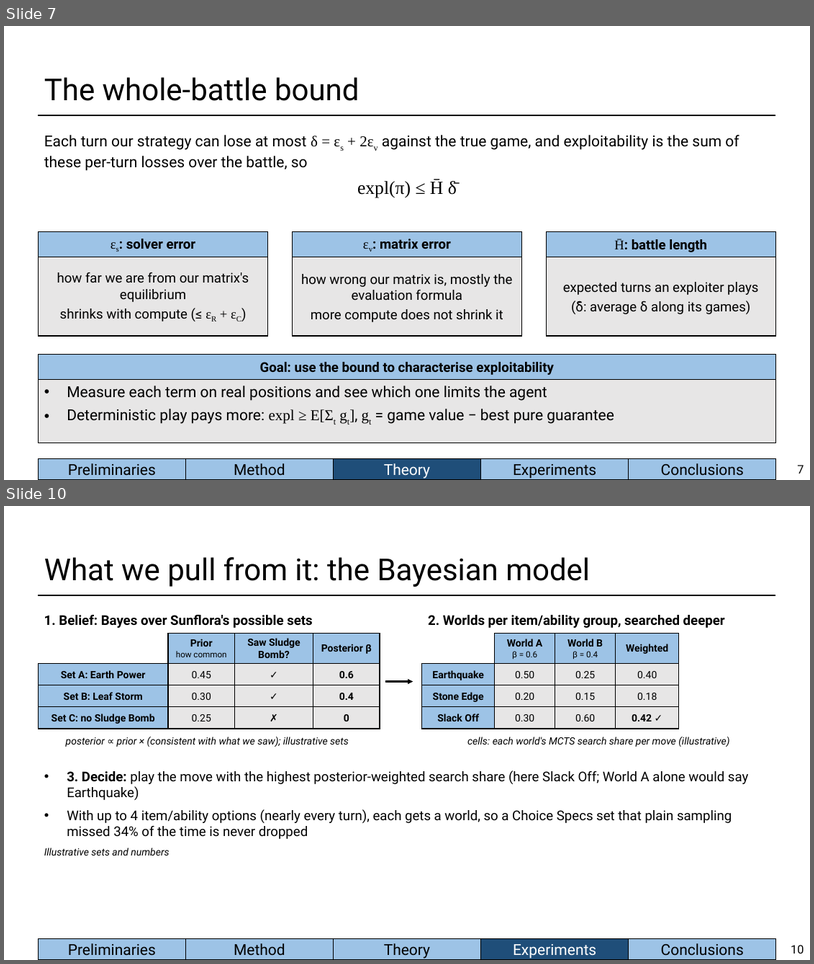
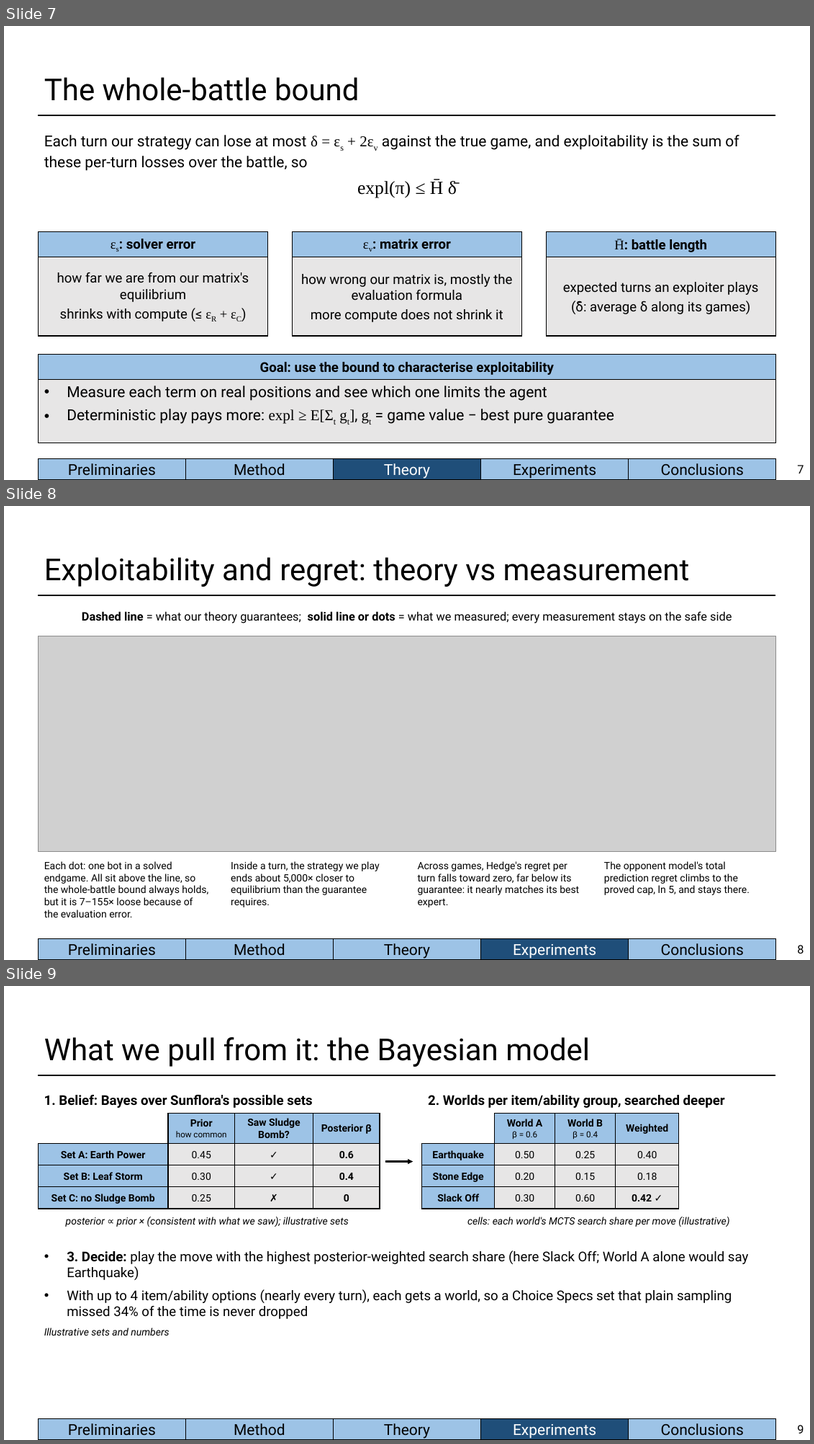
Before and after one commit to BioFanat/pokemon-equilibrium-engine, a slide deck: report/slides/deck.pptx. Shown one above the other, each under a label of ours: slides 7 and 10 before the commit, slides 7, 8 and 9 after it; the slides between them are not shown. The pictures are 814x964 and 814x1444 pixels, drawn with LibreOffice and Linux fonts; fonts in the diff are those of the drawing; grey boxes stand for pictures. Boxes give left, top, right and bottom in pixels: in the first picture for what was removed or moved away, otherwise in the second. Text is boxed around its words. In the diff, an @@ line names an element or a change of style, - is before the commit and + after.

Commit message:
Exploitability and regret back on one deck slide with message titles and plain explanations per panel; series colours restored, annotation text black

```diff
--- a/report/slides/deck.pptx
+++ b/report/slides/deck.pptx
@@ slide 8 added at (x1=4, y1=506, x2=810, y2=960), background #FFFFFF; not listed: 6 template elements that a slide beside it also shows @@
@@ title added at (x1=44, y1=557, x2=690, y2=587), 36 pt, text #000000 @@
+Exploitability and regret: theory vs measurement
@@ text added at (x1=82, y1=611, x2=732, y2=623), 14 pt, text #000000 @@
+Dashed line = what our theory guarantees; solid line or dots = what we measured; every measurement stays on the safe side
@@ picture added at (x1=39, y1=636, x2=777, y2=852) @@
@@ text added at (x1=44, y1=861, x2=208, y2=917), 12 pt, text #000000 @@
+Each dot: one bot in a solved endgame. All sit above the line, so the whole-battle bound always holds, but it is 7–155× loose because of the evaluation error.
@@ text added at (x1=231, y1=861, x2=379, y2=907), 12 pt, text #000000 @@
+Inside a turn, the strategy we play ends about 5,000× closer to equilibrium than the guarantee requires.
@@ text added at (x1=418, y1=861, x2=579, y2=907), 12 pt, text #000000 @@
+Across games, Hedge's regret per turn falls toward zero, far below its guarantee: it nearly matches its best expert.
@@ text added at (x1=604, y1=861, x2=750, y2=895), 12 pt, text #000000 @@
+The opponent model's total prediction regret climbs to the proved cap, ln 5, and stays there.
@@ page number added at (x1=797, y1=944, x2=804, y2=953), 14 pt, text #000000 @@
+8
@@ what was slide 10 is now slide 9 @@
@@ page number at (x1=797, y1=1424, x2=804, y2=1433): text changed @@
-10
+9
```
Also in this commit, not shown: 2 slides removed, 6 other files.
